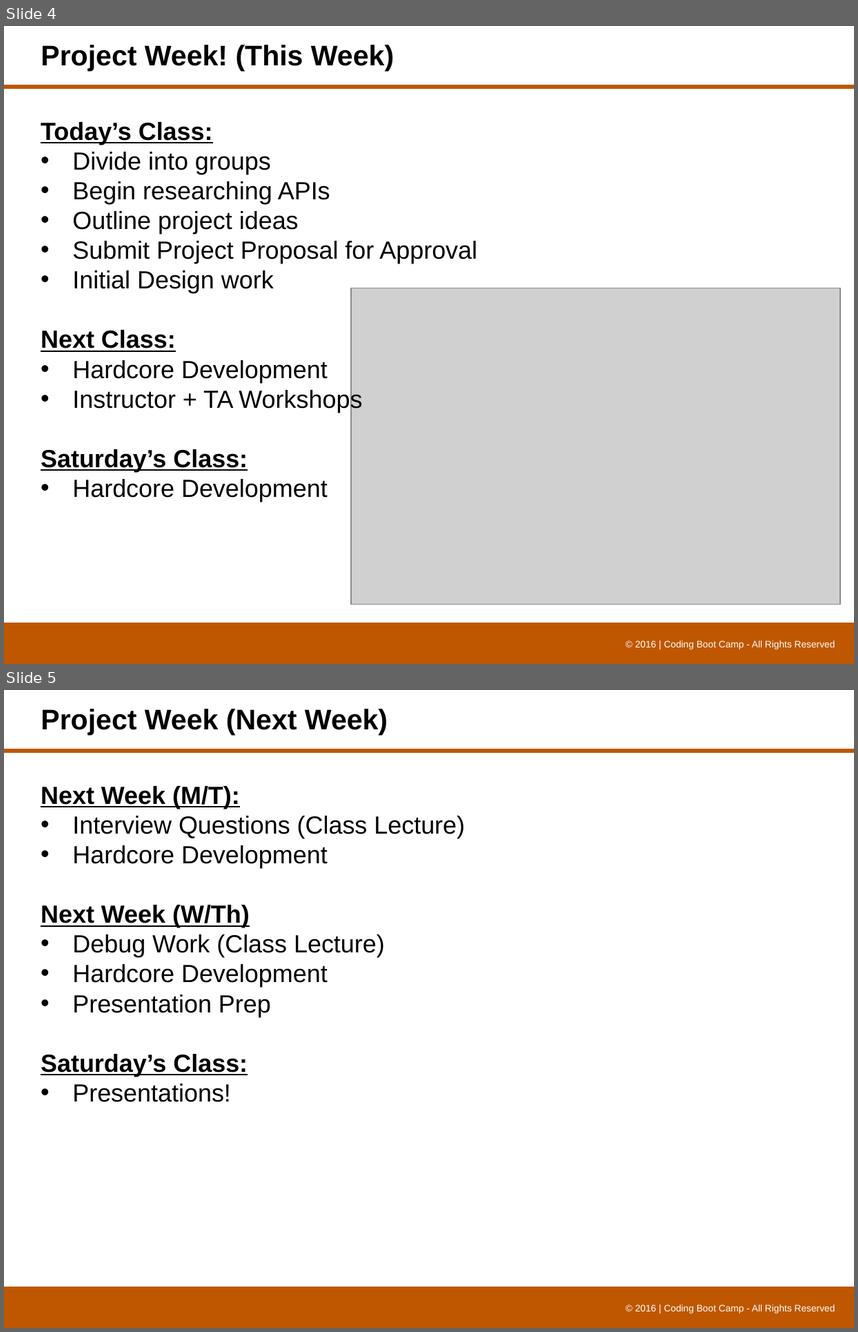
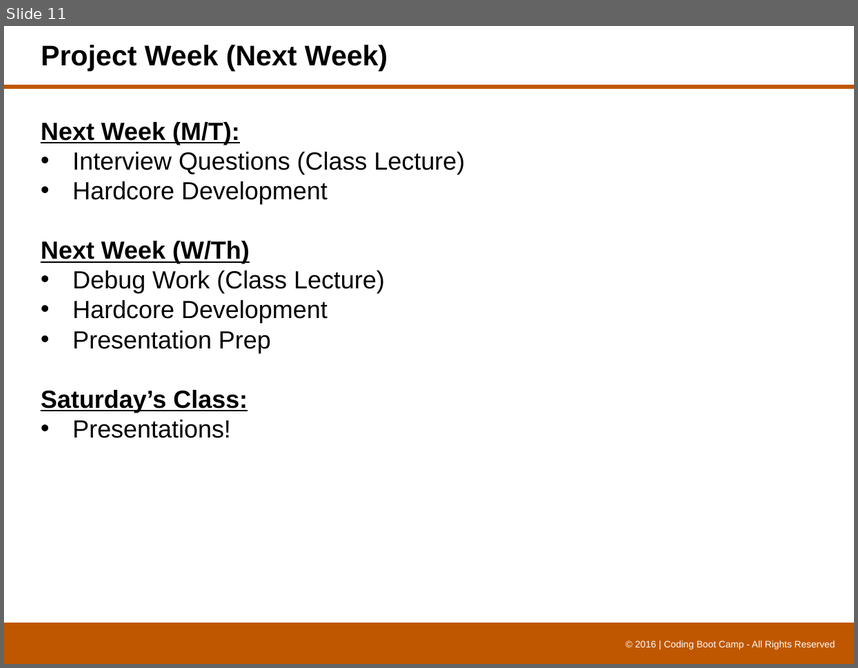
Before and after one commit to threecs/camp, a slide deck: 0419-tth-class-content/08-api-project/8.1/UT-API_Project_Week_1.pptx. Shown one above the other, each under a label of ours: slides 4 and 5 before the commit, slide 11 after it. The pictures are 858x1332 and 858x668 pixels, drawn with LibreOffice and Linux fonts; fonts in the diff are those of the drawing; grey boxes stand for pictures; background and template pictures are left out. Boxes give left, top, right and bottom in pixels: in the first picture for what was removed or moved away, otherwise in the second. Text is boxed around its words. In the diff, an @@ line names an element or a change of style, - is before the commit and + after.

```diff
--- a/0419-tth-class-content/08-api-project/8.1/UT-API_Project_Week_1.pptx
+++ b/0419-tth-class-content/08-api-project/8.1/UT-API_Project_Week_1.pptx
@@ slide 4 removed at (x1=4, y1=26, x2=854, y2=664), background #FFFFFF; not listed: 3 template elements that a slide beside it also shows @@
@@ title removed at (x1=41, y1=45, x2=394, y2=71) @@
-Project Week! (This Week)
@@ text removed at (x1=41, y1=122, x2=477, y2=501) @@
-Today’s Class:
-• Divide into groups
-• Begin researching APIs
-• Outline project ideas
-• Submit Project Proposal for Approval
-• Initial Design work
-Next Class:
-• Hardcore Development
-• Instructor + TA Workshops
-Saturday’s Class:
-• Hardcore Development
@@ picture removed at (x1=351, y1=288, x2=840, y2=604) @@
@@ what was slide 5 is now slide 11 @@
```
Also in this commit, not shown: 1 slide changed, 9 slides added, 3 other slides removed, 21 other files.
